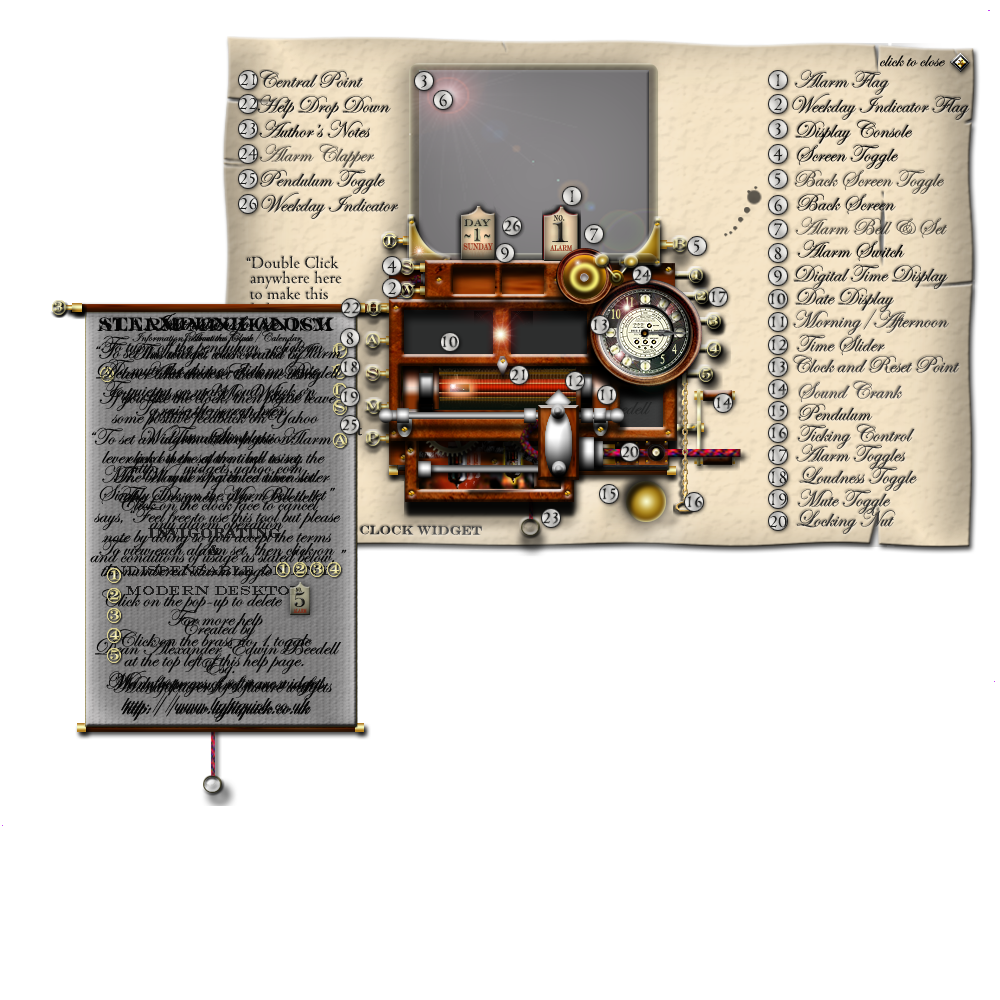
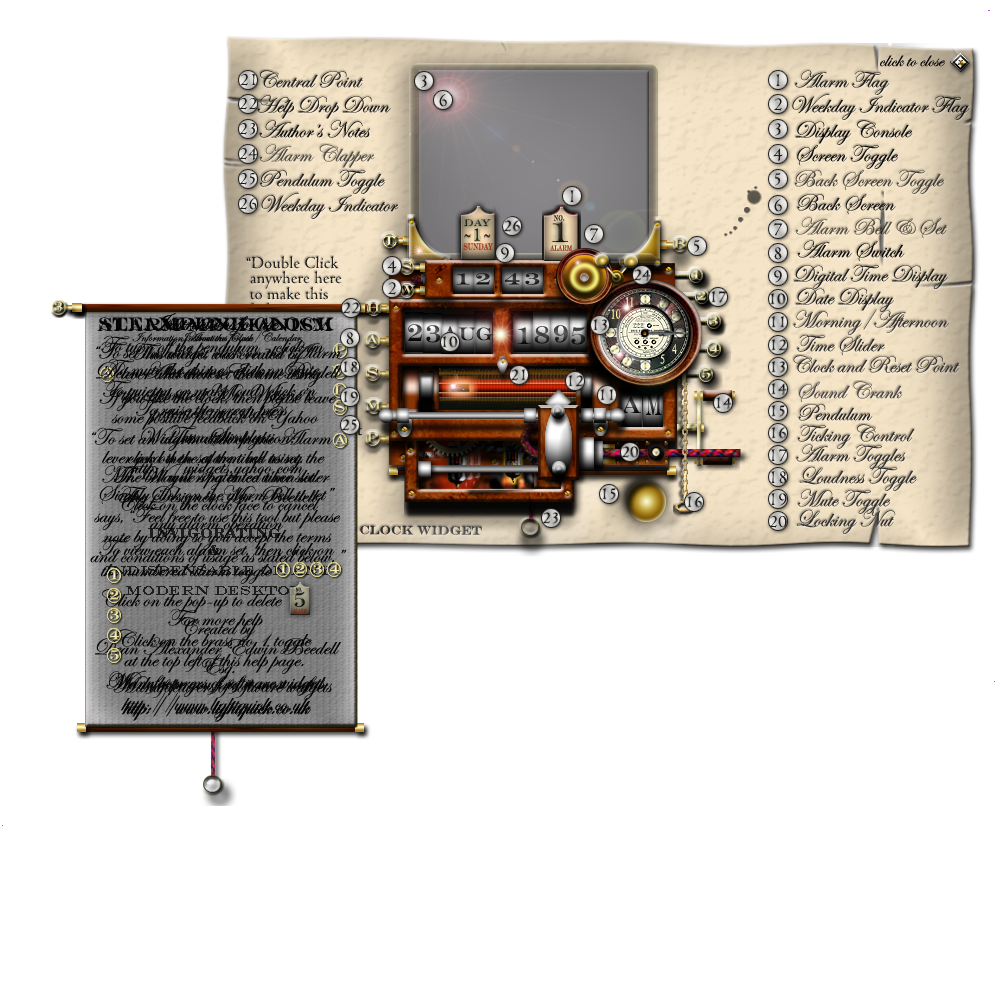
Two versions of the same layered image (1000px x 1000px). Layer-by-layer changes:
painted on "maincasingsurround" over [405, 267, 663, 427]
